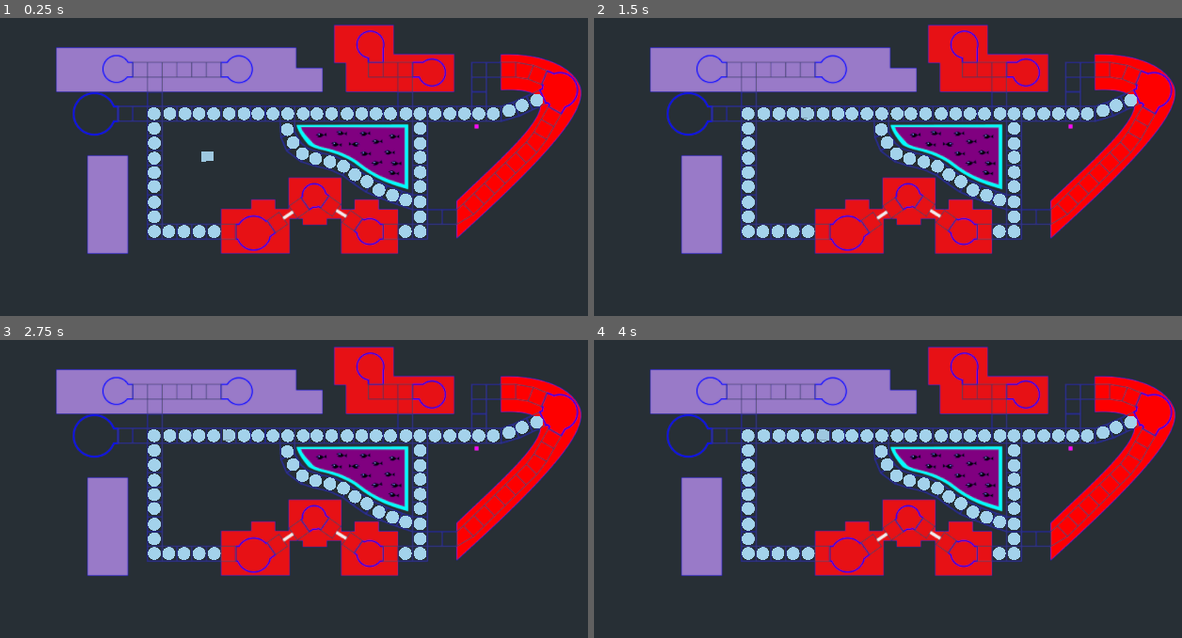
Above: before the commit, frames 1-4 (two rows, left to right).
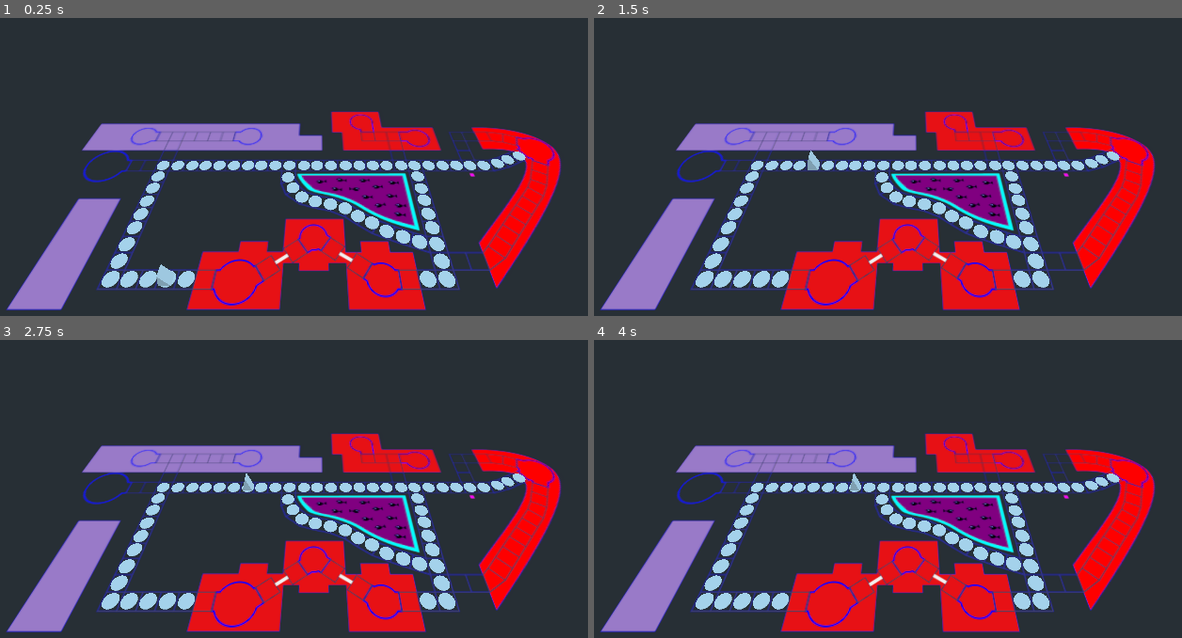
Above: after the commit, the same moments.

Repository: GameDrivenDesign/sheep-royal
Game: Godot game, scene res://map.tscn
Two runs of this game, one before a commit and one after it. Both use one fixed random seed, a clock stepped at 60 frames per second and the inputs below.
Inputs:
- Up to frame 1 (0.25 s): no input
- Up to frame 2 (1.5 s): no input
- Up to frame 3 (2.75 s): tap Enter at 2 s
- Up to frame 4 (4 s): tap Space at 3.5 s

The runs differ from the first frame. In frame 1, 51% of the frame differs, in the area x 0-99%, y 2-99%; in frame 2, 51%; in frame 3, 51%; in frame 4, 51%.

Commit message:
Movement Smoothed and stuff

Diff:
--- a/map.tscn
+++ b/map.tscn
@@ -9,10 +9,10 @@
 script = ExtResource( 1 )
 
 [node name="Camera" type="Camera" parent="."]
-transform = Transform( 1, 0, 0, 0, -4.37114e-08, 1, 0, -1, -4.37114e-08, 0, 49.266, 0 )
+transform = Transform( 1, 0, 0, 0, 0.712213, 0.701963, 0, -0.701963, 0.712213, 0, 39.7938, 30.0974 )
 
 [node name="Sprite3D" type="Sprite3D" parent="."]
-transform = Transform( 3, 0, 0, 0, -1.31134e-07, 3, 0, -3, -1.31134e-07, 0, 0, 0 )
+transform = Transform( 3, 0, 0, 0, -1.31134e-007, 3, 0, -3, -1.31134e-007, 0, 0, 0 )
 texture = ExtResource( 2 )
 
 [node name="Spatial" type="Spatial" parent="."]
--- a/player.gd
+++ b/player.gd
@@ -3,6 +3,8 @@
 export (NodePath) var last_plate_path
 export (NodePath) var current_plate_path
 
+const jump_height = 4.5
+const speed = 0.71
 var last_plate
 var current_plate
 
@@ -16,7 +18,7 @@
 	add_child(timer)
 
 	timer.connect("timeout", self, "on_timer_timeout")
-	timer.set_wait_time(2.0)
+	timer.set_wait_time(1.0)
 	timer.set_one_shot(false)
 	timer.start()
 
@@ -41,6 +43,25 @@
 	last_plate_path = last_plate.get_path()
 	current_plate_path = current_plate.get_path()
 
+	var tween = get_node("Tween")
+	tween.interpolate_property(self, "translation",
+		self.get_transform().origin, current_plate.get_transform().origin, speed,
+		Tween.TRANS_QUAD, Tween.EASE_IN_OUT)
+	tween.start()
+
+	var tweenJ = get_node("TweenJ")
+	tweenJ.interpolate_property($MeshContainer, "translation",
+		Vector3(0,0,0), Vector3(0,jump_height,0), speed/2,
+		Tween.TRANS_SINE, Tween.EASE_OUT)
+	tweenJ.start()
+
+	var tweenF = get_node("TweenF")
+	tweenF.interpolate_property($MeshContainer, "translation",
+		Vector3(0,jump_height,0), Vector3(0,0,0), speed/2,
+		Tween.TRANS_SINE, Tween.EASE_IN, speed/2)
+	tweenF.start()
+
 func _process(delta):
-	var offset = current_plate.get_transform().origin - self.get_transform().origin
-	translate(offset * delta * 4)
+	pass
+	#var offset = current_plate.get_transform().origin - self.get_transform().origin
+	#translate(offset * delta * 4)
--- a/player.tscn
+++ b/player.tscn
@@ -7,6 +7,14 @@
 [node name="player" type="Spatial"]
 script = ExtResource( 1 )
 
-[node name="CSGMesh" type="CSGMesh" parent="."]
+[node name="Tween" type="Tween" parent="."]
+
+[node name="TweenJ" type="Tween" parent="."]
+
+[node name="TweenF" type="Tween" parent="."]
+
+[node name="MeshContainer" type="Spatial" parent="."]
+
+[node name="Mesh" type="CSGMesh" parent="MeshContainer"]
 transform = Transform( 0.8, 0, 0, 0, 1.43, 0, 0, 0, 0.74, 0, 1.42, 0 )
 mesh = SubResource( 1 )
